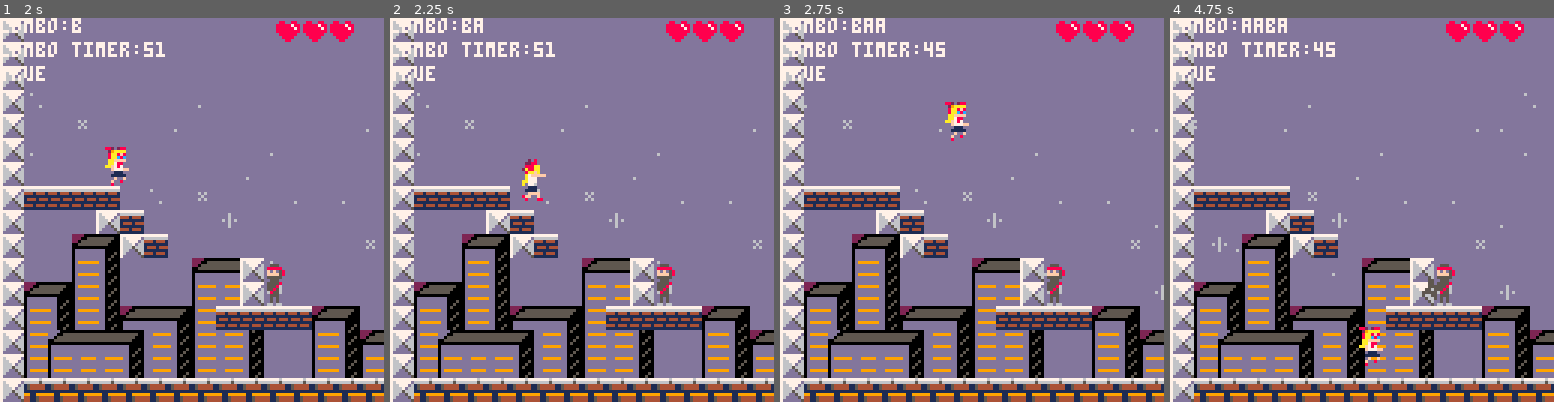
Above: before the commit, frames 1-4 (left to right).
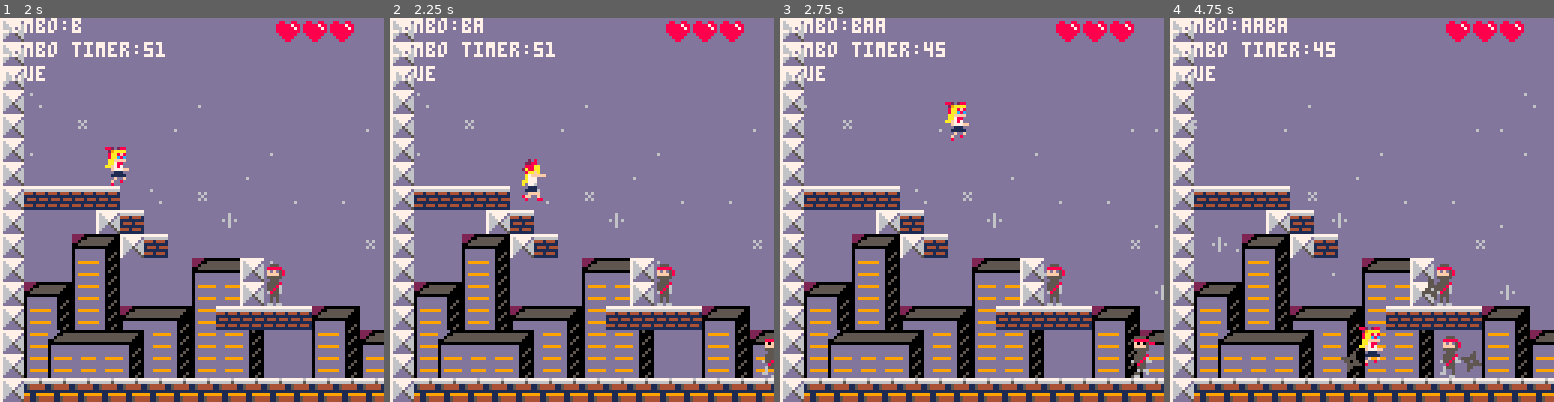
Above: after the commit, the same moments.

Repository: MarkNickerson/SailorV
Game: PICO-8 cartridge sailorv.p8
Two runs of this game, one before a commit and one after it. Both use one fixed random seed, a clock stepped at 60 frames per second and the inputs below.
Inputs:
- Up to frame 1 (2 s): tap X (X key) at 0.33, 1.07, 1.85 s; tap O (Z key) at 0.7, 1.7 s; hold Right from 1.6 s (still down)
- Up to frame 2 (2.25 s): release Right at 2.1 s; tap O (Z key) at 2.1 s; hold Up from 2.15 s (still down)
- Up to frame 3 (2.75 s): release Up at 2.42 s; hold Right from 2.47 s (still down); tap O (Z key) at 2.5 s
- Up to frame 4 (4.75 s): tap O (Z key) every 0.4 s from 2.9 to 4.5 s; tap X (X key) at 2.97, 4.08 s; release Right at 3.03 s; hold Left 3.08-3.58 s; hold Down 3.63-3.97 s; hold Right 4.02-4.68 s; hold Up from 4.73 s (still down)

Frame 1 is identical in both runs. In frame 2, 0.2% of the frame differs, in the area x 96-100%, y 83-94%; in frame 3, 0.3%; in frame 4, 0.6%, in the area x 44-82%, y 82-94%.

Commit message:
spawns multiple ninjas and randomizes throw timer

Diff:
--- a/sailorv.p8
+++ b/sailorv.p8
@@ -456,7 +456,7 @@
     sprite = 67,
     is_throwing = false,
     is_walking = true,
-    throw_mod = 200,
+    throw_mod = 200 + flr(rnd(100)),
     throw_timer = 0,
     hearts = 5
   }
@@ -488,7 +488,7 @@
   			end
   			ninja.is_throwing = false
         ninja.is_walking = true
-  			ninja.throw_mod -= 1
+  			ninja.throw_mod = 200 + flr(rnd(100))
   			ninja.sprite = 67
   		elseif(ninja.throw_timer > 13) then
   			ninja.sprite = 65
@@ -557,6 +557,8 @@
 function init_game()
 	player = make_player(20,1)
 	ninja = make_ninja(100,100)
+  ninja = make_ninja(150,100)
+  ninja = make_ninja(200,100)
 end
 
 function update_game()
